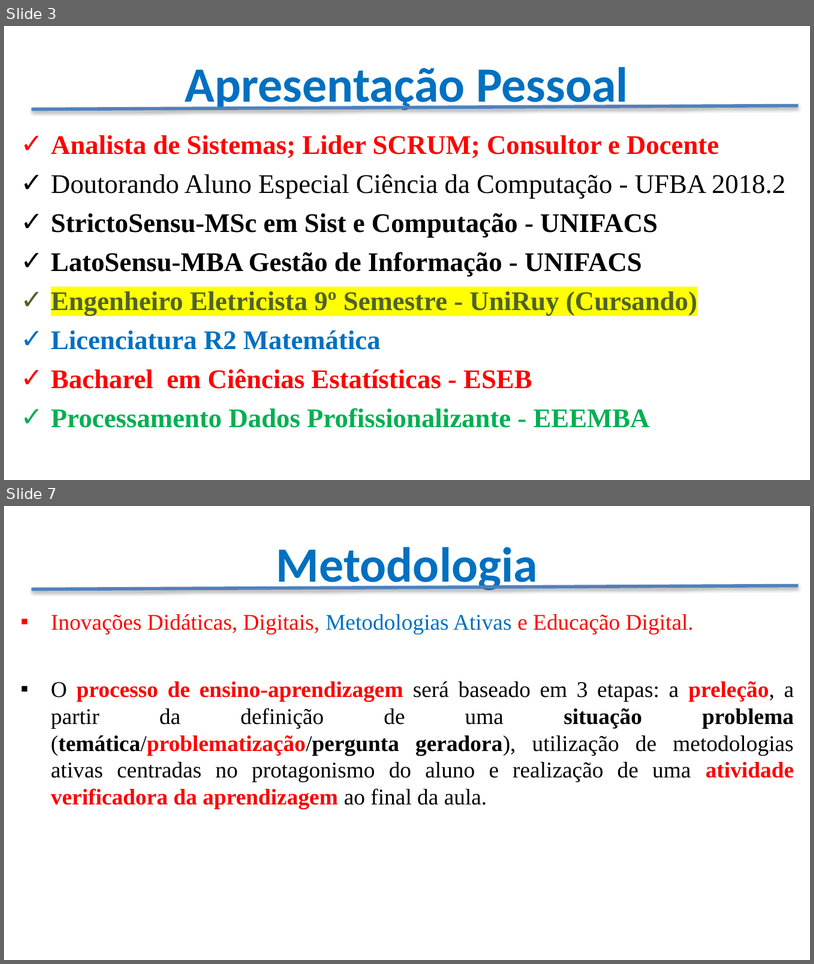
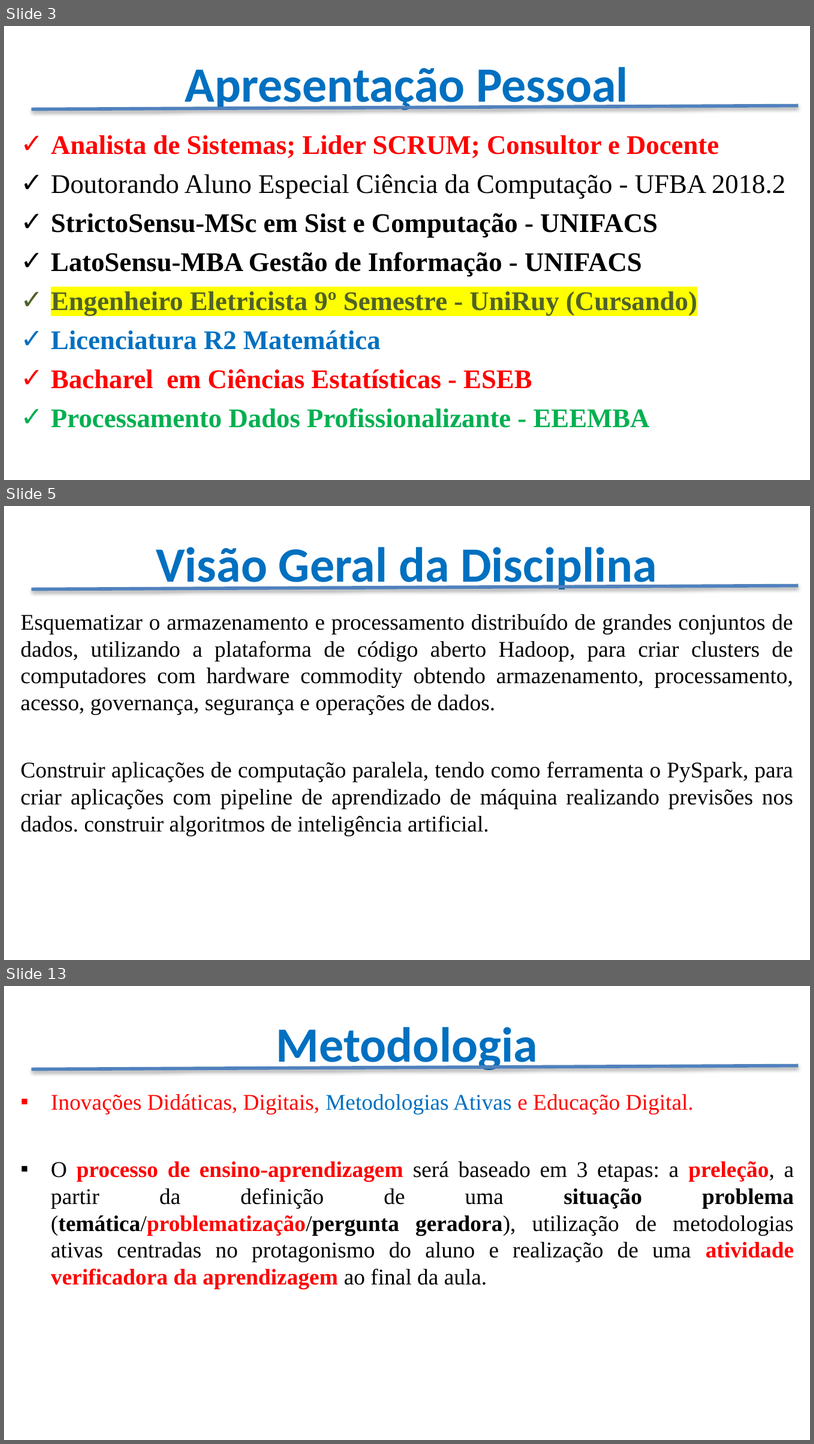
Before and after one commit to CloudEducationBrazil/WydenPythonBigData, a slide deck: Apresentação - Python Big Data.pptx. Shown one above the other, each under a label of ours: slides 3 and 7 before the commit, slides 3, 5 and 13 after it; the slides between them are not shown. The pictures are 814x964 and 814x1444 pixels, drawn with LibreOffice and Linux fonts; fonts in the diff are those of the drawing; background and template pictures are left out. Boxes give left, top, right and bottom in pixels: in the first picture for what was removed or moved away, otherwise in the second. Text is boxed around its words. In the diff, an @@ line names an element or a change of style, - is before the commit and + after.

```diff
--- a/Apresentação - Python Big Data.pptx
+++ b/Apresentação - Python Big Data.pptx
@@ slide 5 added at (4,506,810,960), background picture (left out) @@
@@ title added at (156,547,657,593), 44 pt, text #0070C0, bold @@
+Visão Geral da Disciplina
@@ line added from (32, 589) to (798, 586), #4F81BD 3 pt @@
@@ text added at (21,614,794,835), 20 pt, text #000000 @@
+Esquematizar o armazenamento e processamento distribuído de grandes conjuntos de dados, utilizando a plataforma de código aberto Hadoop, para criar clusters de computadores com hardware commodity obtendo armazenamento, processamento, acesso, governança, segurança e operações de dados.
+Construir aplicações de computação paralela, tendo como ferramenta o PySpark, para criar aplicações com pipeline de aprendizado de máquina realizando previsões nos dados. construir algoritmos de inteligência artificial.
@@ what was slide 7 is now slide 13 @@
```
Also in this commit, not shown: 5 slides changed, 8 other slides added, 1 slide removed, 29 other files.
